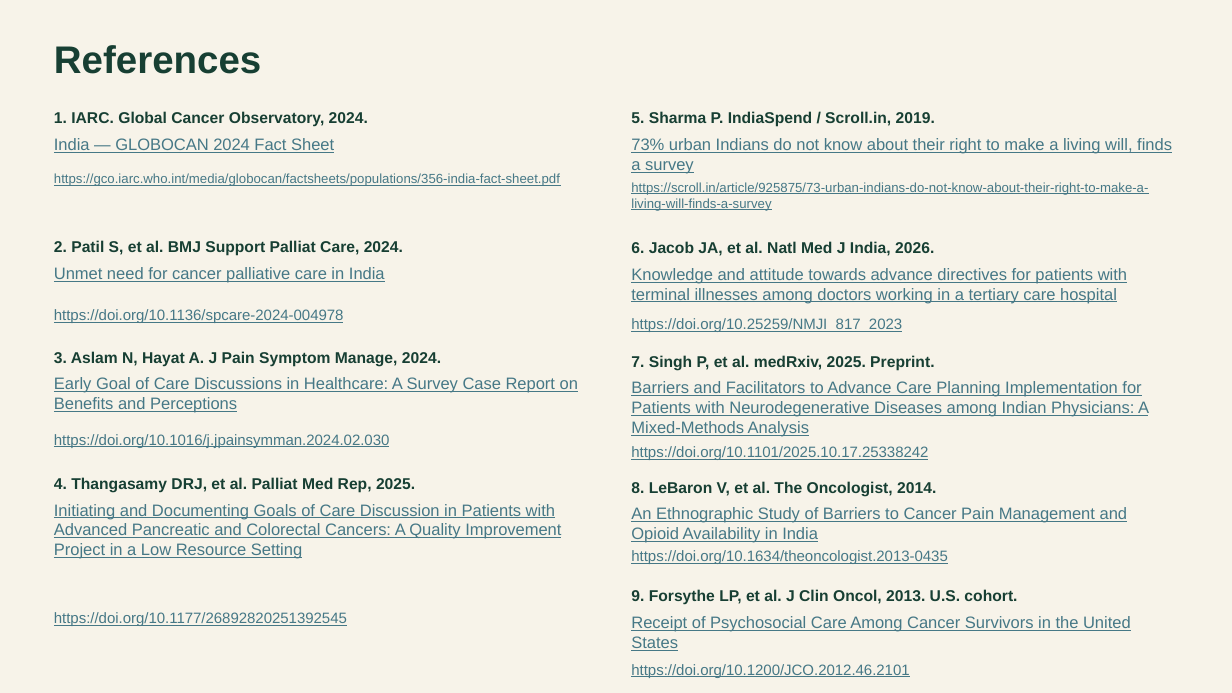
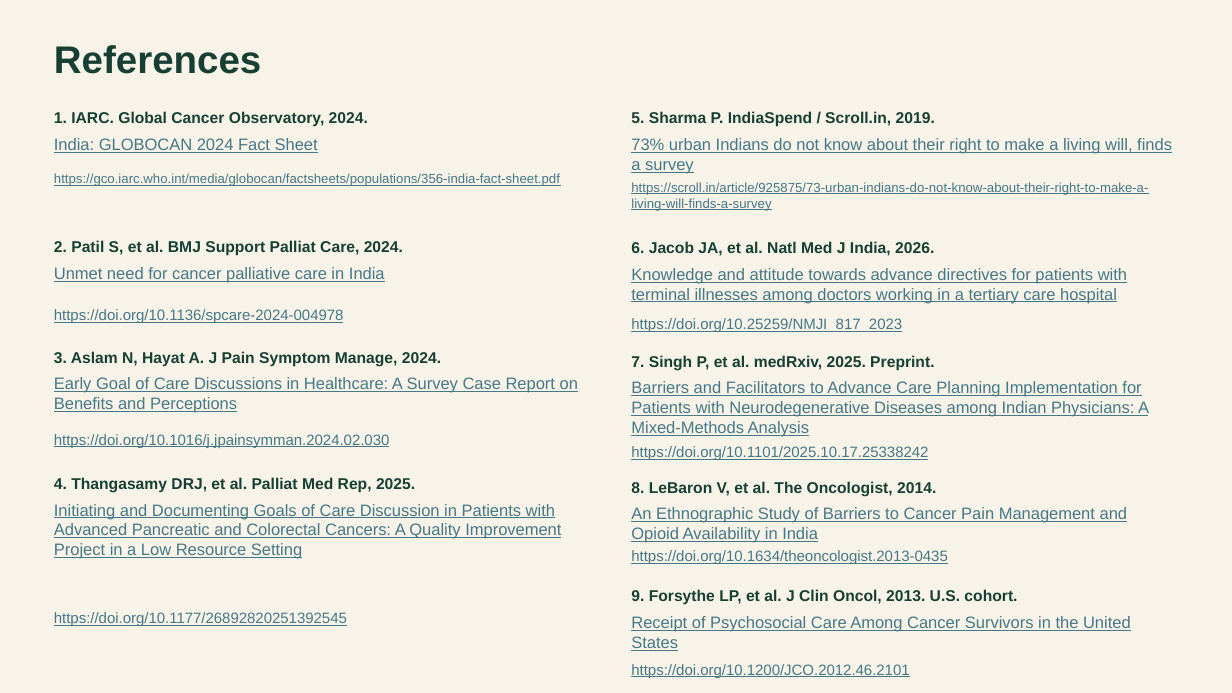
Before and after one commit to basithladdu/healthathon, a slide deck: slide 8 of submission/Saathi_Healthathon_Final.pptx. Drawn at 1232x693 pixels with LibreOffice and Linux fonts; fonts in the diff are those of the drawing. Boxes give left, top, right and bottom in pixels: in the first picture for what was removed or moved away, otherwise in the second. Text is boxed around its words. In the diff, an @@ line names an element or a change of style, - is before the commit and + after.

```diff
--- a/submission/Saathi_Healthathon_Final.pptx
+++ b/submission/Saathi_Healthathon_Final.pptx
@@ text at [54,138,318,153]: text changed @@
-India — GLOBOCAN 2024 Fact Sheet
+India: GLOBOCAN 2024 Fact Sheet
```
Also in this commit, not shown: 3 other slides changed, 3 other files.
